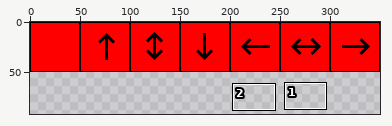
Edited in one commit: sprite sheet (assets/tilemap/ground_tileset.png). Above: a wide view before the commit, with the close-up outlined.
Close-up. Before the edit:
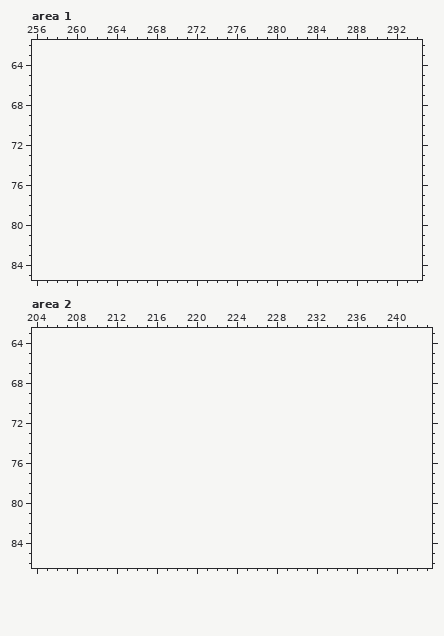
The file is 350x50 pixels. Colours within 5 levels of each other are drawn and written as one. Shown: area 1: x 256..294, y 62..85; area 2: x 204..243, y 63..86. The old version is drawn lined up with the new one, on the new canvas. The wide view leaves out empty margins. The commit also changed other parts of the picture, which this record leaves out.
The same view after the edit:
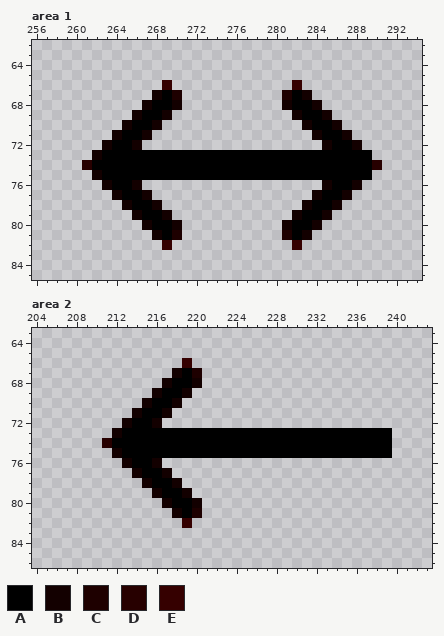
Palette (. is transparent): A #000000  B #130000  C #1e0000  D #270000  E #350000
The exact change:
canvas 350x50 -> 350x100
--- area 1
@@ x 256..294 @@
 65 .......................................
-66 .......................................
-67 .......................................
-68 .......................................
-69 .......................................
-70 .......................................
-71 .......................................
-72 .......................................
-73 .......................................
-74 .......................................
-75 .......................................
-76 .......................................
-77 .......................................
-78 .......................................
-79 .......................................
-80 .......................................
-81 .......................................
-82 .......................................
+66 .............E............E............
+67 ............BAC..........CAB...........
+68 ...........BAAB..........BAAB..........
+69 ..........BAAB............BAAB.........
+70 .........BAAB..............BAAB........
+71 ........BAAB................BAAB.......
+72 .......BAAB..................BAAB......
+73 ......BAAAAAAAAAAAAAAAAAAAAAAAAAAA.....
+74 .....DAAAAAAAAAAAAAAAAAAAAAAAAAAAAD....
+75 ......BAAAAAAAAAAAAAAAAAAAAAAAAAAA.....
+76 .......BAAB..................BAAB......
+77 ........BAAB................BAAB.......
+78 .........BAAB..............BAAB........
+79 ..........BAAB............BAAB.........
+80 ...........BAAB..........BAAB..........
+81 ............BAC..........CAB...........
+82 .............E............E............
 83 .......................................
--- area 2
@@ x 204..243 @@
 65 ........................................
-66 ........................................
-67 ........................................
-68 ........................................
-69 ........................................
-70 ........................................
-71 ........................................
-72 ........................................
-73 ........................................
-74 ........................................
-75 ........................................
-76 ........................................
-77 ........................................
-78 ........................................
-79 ........................................
-80 ........................................
-81 ........................................
-82 ........................................
+66 ...............E........................
+67 ..............BAC.......................
+68 .............BAAB.......................
+69 ............BAAB........................
+70 ...........BAAB.........................
+71 ..........BAAB..........................
+72 .........BAAB...........................
+73 ........BAAAAAAAAAAAAAAAAAAAAAAAAAAA....
+74 .......DAAAAAAAAAAAAAAAAAAAAAAAAAAAA....
+75 ........BAAAAAAAAAAAAAAAAAAAAAAAAAAA....
+76 .........BAAB...........................
+77 ..........BAAB..........................
+78 ...........BAAB.........................
+79 ............BAAB........................
+80 .............BAAB.......................
+81 ..............BAC.......................
+82 ...............E........................
 83 ........................................
Where, in picture pixels (left, top, right, bottom), the same in both close-ups:
added: (82, 80, 382, 250)
added: (102, 358, 392, 528)
